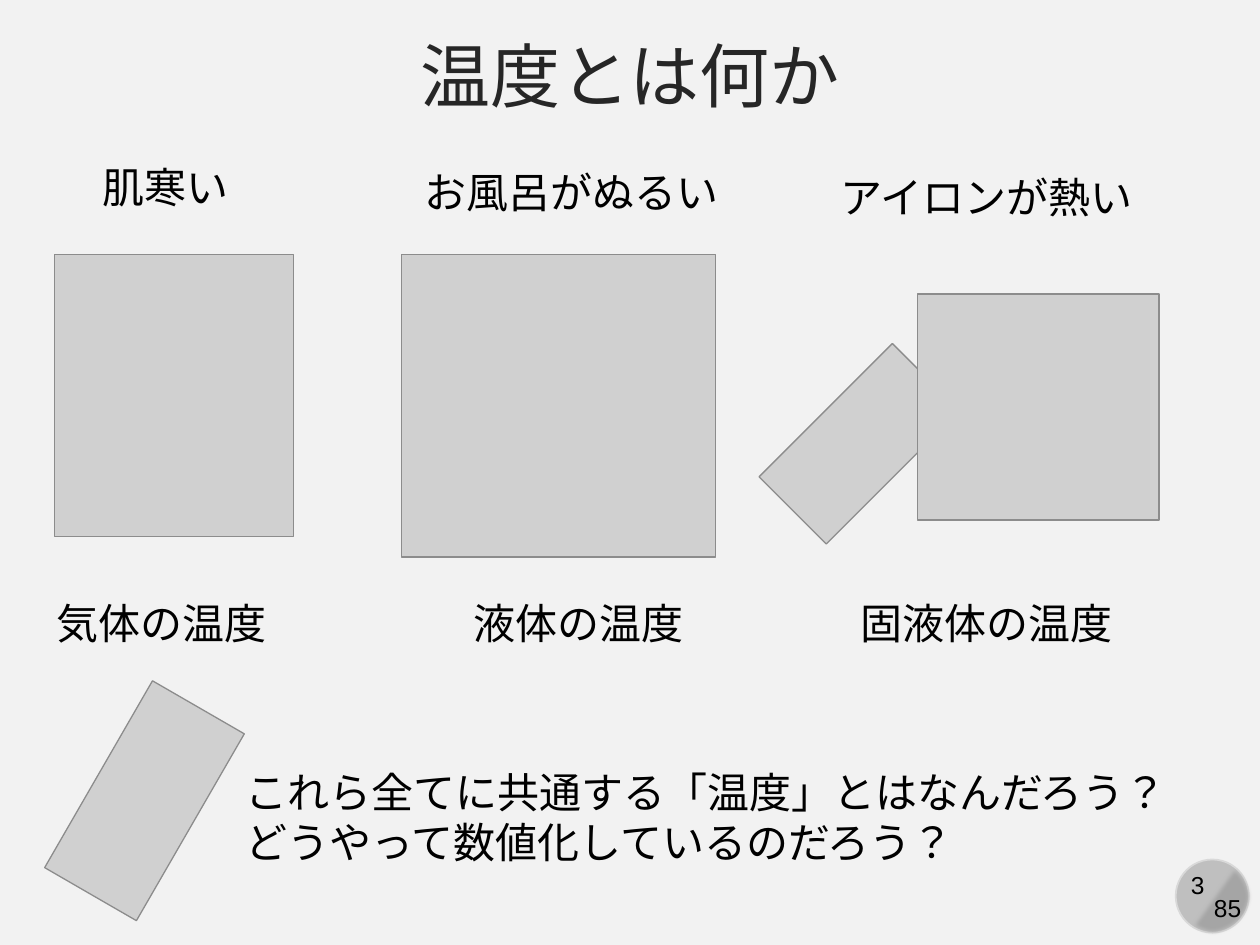
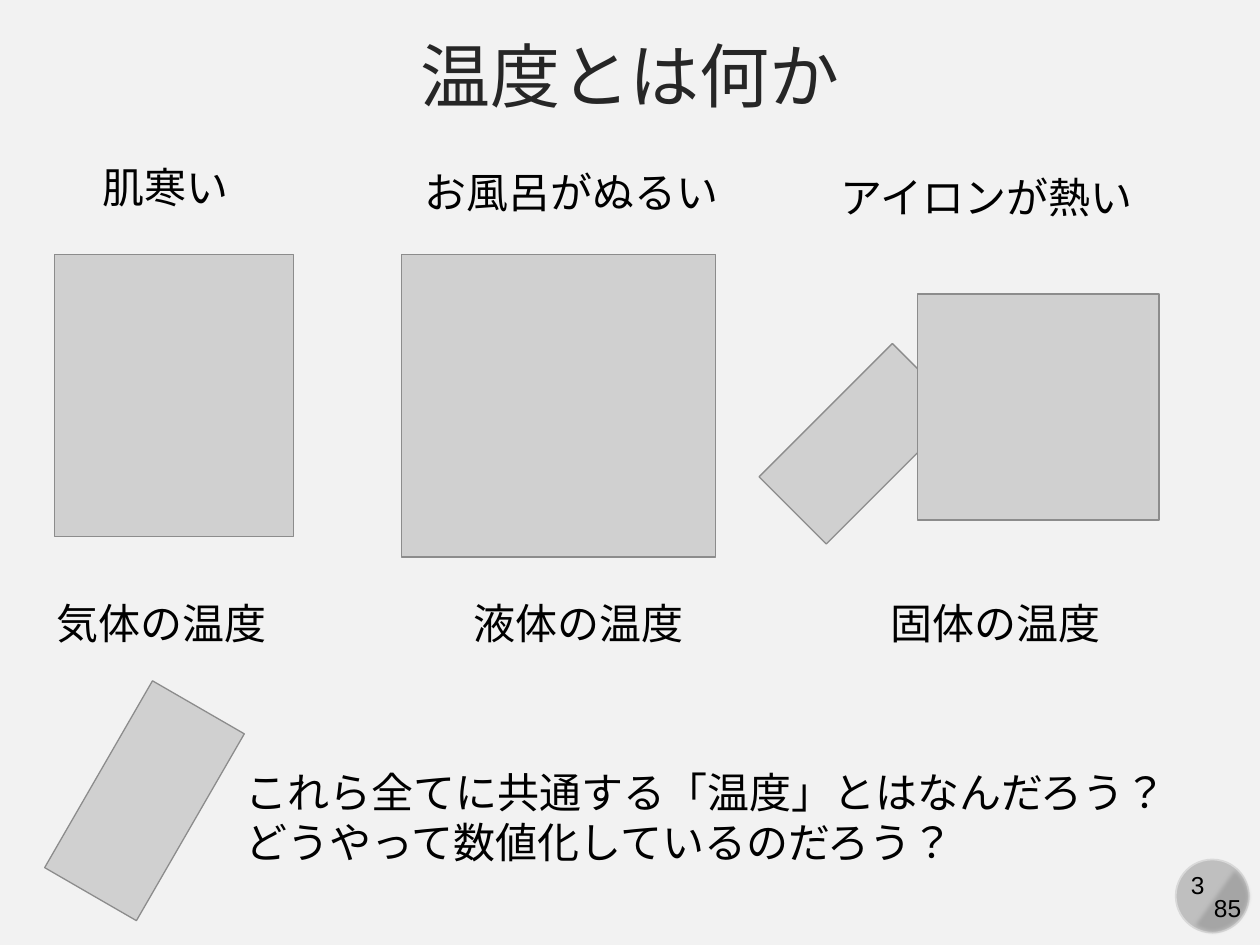
Before and after one commit to kaityo256/simulation_engineering, a slide deck: slide 3 of 06_md_observable/simulation06.pptx. Drawn at 1260x945 pixels with LibreOffice and Linux fonts; fonts in the diff are those of the drawing; grey boxes stand for pictures. Boxes give left, top, right and bottom in pixels: in the first picture for what was removed or moved away, otherwise in the second. Text is boxed around its words. In the diff, an @@ line names an element or a change of style, - is before the commit and + after.

```diff
--- a/06_md_observable/simulation06.pptx
+++ b/06_md_observable/simulation06.pptx
@@ text at (890, 603, 1100, 643): text changed @@
-固液体の温度
+固体の温度
```
Also in this commit, not shown: 1 other slide changed, 9 slides added.
